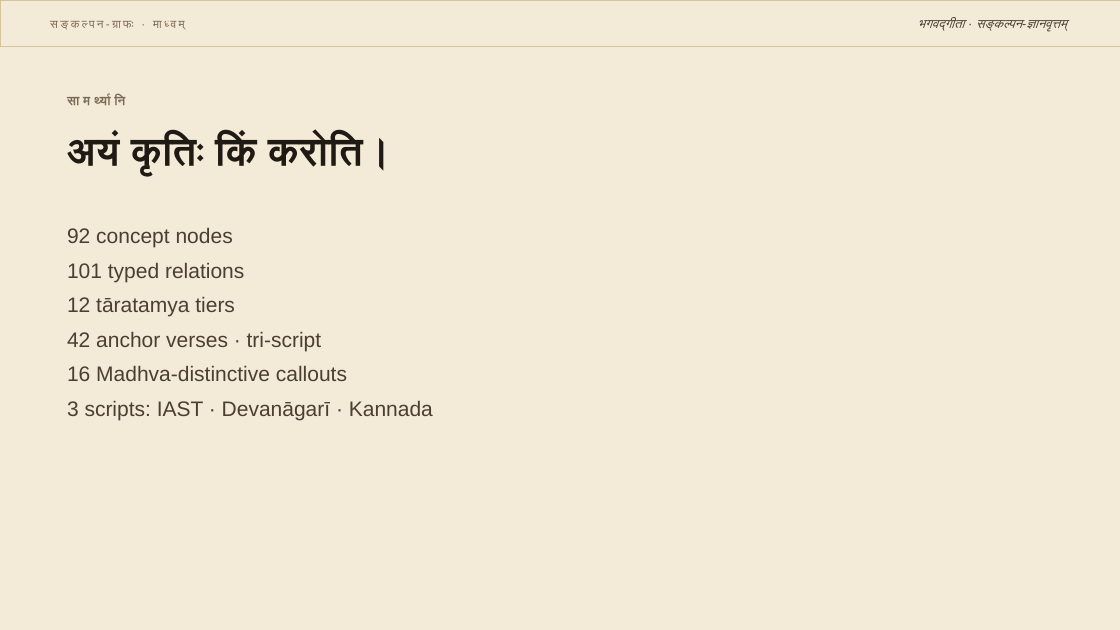
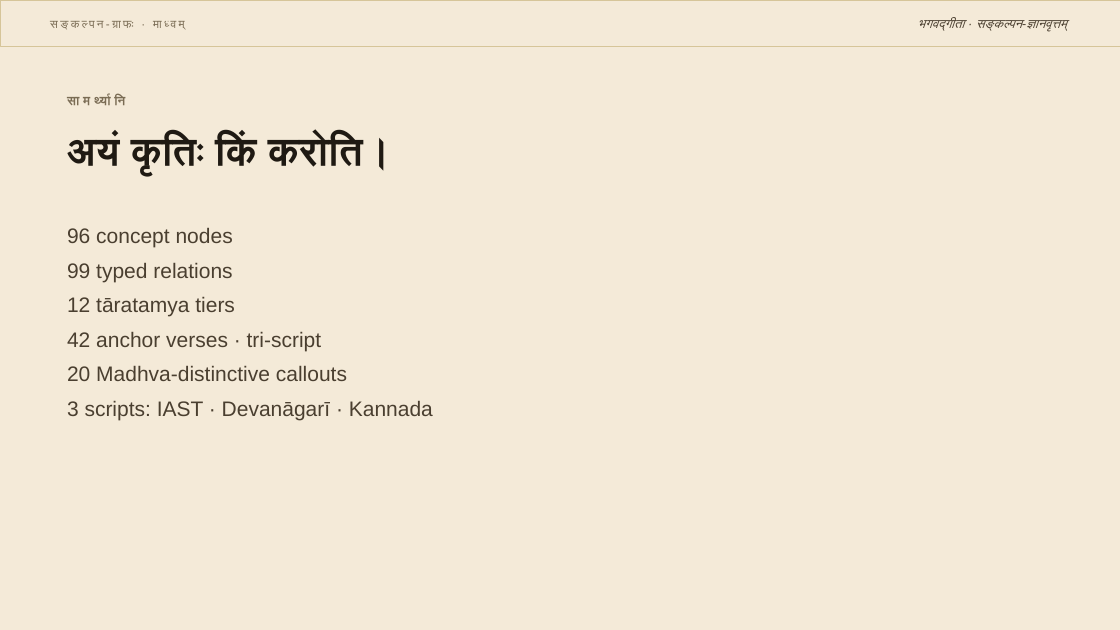
Before and after one commit to kvinayakpai/Bhagavadgita, a slide deck: slide 14 of decks/Bhagavadgita_Concept_KG_dev.pptx. Drawn at 1120x630 pixels with LibreOffice and Linux fonts; fonts in the diff are those of the drawing. Boxes give left, top, right and bottom in pixels: in the first picture for what was removed or moved away, otherwise in the second. Text is boxed around its words. In the diff, an @@ line names an element or a change of style, - is before the commit and + after.

Commit message:
feat(data): add Madhva mukti-gradations — sālokya, sāmīpya, sārūpya, sāyujya
Four new concept nodes in the phala tier capture Madhva's distinctive doctrine that mokṣa has tāratamya — liberated jīvas attain different grades of nearness to Hari, never identity. Communion (sāyujya) at the top, co-residence (sālokya) at the foot of the ascent.

8 new edges wire the gradations into the existing phala graph (moksha includes each grade; ascending leads-to chain; sayujya is-a paramagati). Hand-laid positions cluster the four grades around moksha in the celestial map. Decks regenerated.

Audit clean: 96 nodes / 99 edges / 42 shlokas / 20 Madhva-distinctive callouts / 12 tiers.

```diff
--- a/decks/Bhagavadgita_Concept_KG_dev.pptx
+++ b/decks/Bhagavadgita_Concept_KG_dev.pptx
@@ text at [67, 228, 233, 282]: text changed @@
-92 concept nodes
-101 typed relations
+96 concept nodes
+99 typed relations
@@ text at [67, 366, 347, 381]: text changed @@
-16 Madhva-distinctive callouts
+20 Madhva-distinctive callouts
```
Also in this commit, not shown: 3 other slides changed, 4 other files.
